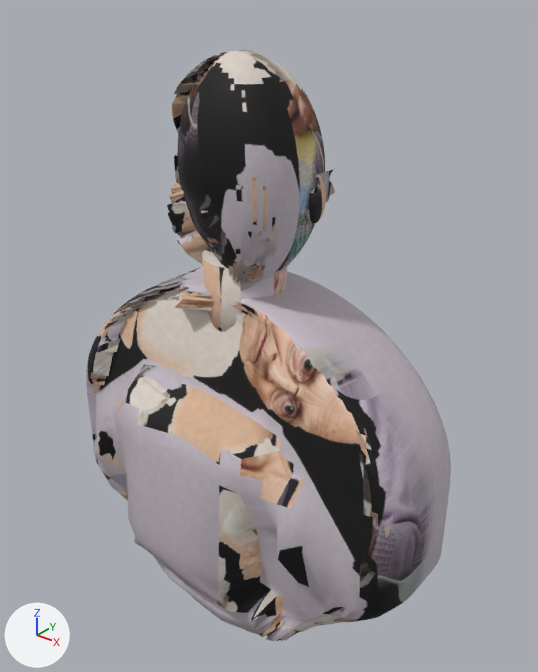
A saved change to the glTF model assets/generated/3d/grandma-gdpr.glb.
One viewpoint serves both versions: a 50 mm lens placed at (1.94, -2.25, 2.7), pointed at (0.08, 0.09, 1.25). The lights are fixed; the arrows at lower left show +X, +Y and +Z. The older version comes first. Vertices at exactly the same position are counted once.

Names of what the first picture shows: 'grandma-gdpr'.
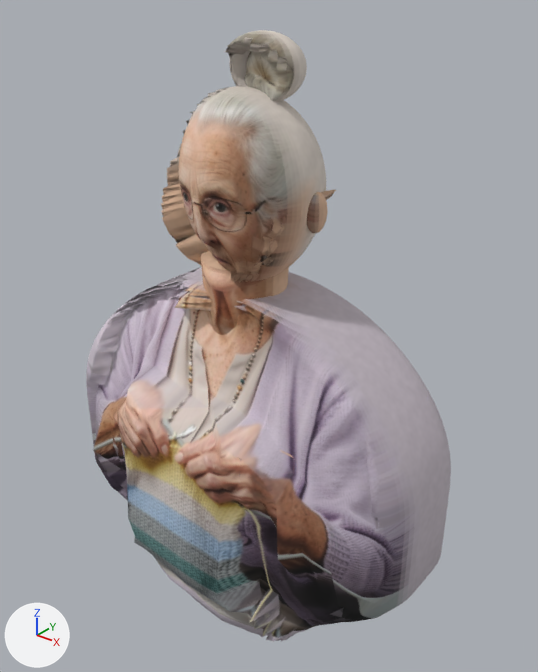
What differs and where, as boxes (x1, y1, x2, y2) in the pictures (538 x 672 px; the box of a moved part takes in the faces that stretch with it):
'grandma-gdpr', reshaped
    before: (86, 49, 451, 642)
    after: (86, 30, 451, 642)
part 1 of me_grandma_gdpr, added (brown)
    after: (307, 189, 336, 233)
part 2 of me_grandma_gdpr, moved or reshaped
    before: (167, 49, 335, 332)
    after: (161, 30, 326, 335)
part 3 of me_grandma_gdpr, surface changed
    both: (86, 194, 435, 642)

The change, as a list of edits to the scene's bpy script:
```text
Change me_grandma_gdpr:
    used by ob_grandma_gdpr; location = (0.0, 0.0, 0.0)
    remove me_grandma_gdpr.from_pydata(...)  # 9320 vertices, 18620 faces; spans x -0.95..0.95, y -0.48..0.43, z -0.17..2.44
    add me_grandma_gdpr.from_pydata(...)  # 9802 vertices, 19580 faces; spans x -0.95..0.95, y -0.48..0.43, z -0.17..2.51
    me_grandma_gdpr part 1: a new loose piece of 114 vertices spanning x 0.31..0.37, y -0.01..0.21, z 1.79..1.95, in mat_grandma_gdpr
    me_grandma_gdpr part 2: 171 vertices moved within x -0.32..0.32, y -0.26..0.26, z 1.53..2.43; 4379 vertices removed from x -0.36..0.36, y -0.27..0.35, z 1.27..2.44; 4633 vertices added at x -0.34..0.34, y -0.26..0.35, z 1.27..2.51
    me_grandma_gdpr part 3: 9076 kept faces spanning x -0.95..0.95, y -0.48..0.43, z -0.17..1.95 get new texture (UV) coordinates
    other edits to the shape of me_grandma_gdpr do not show in these pictures
```
